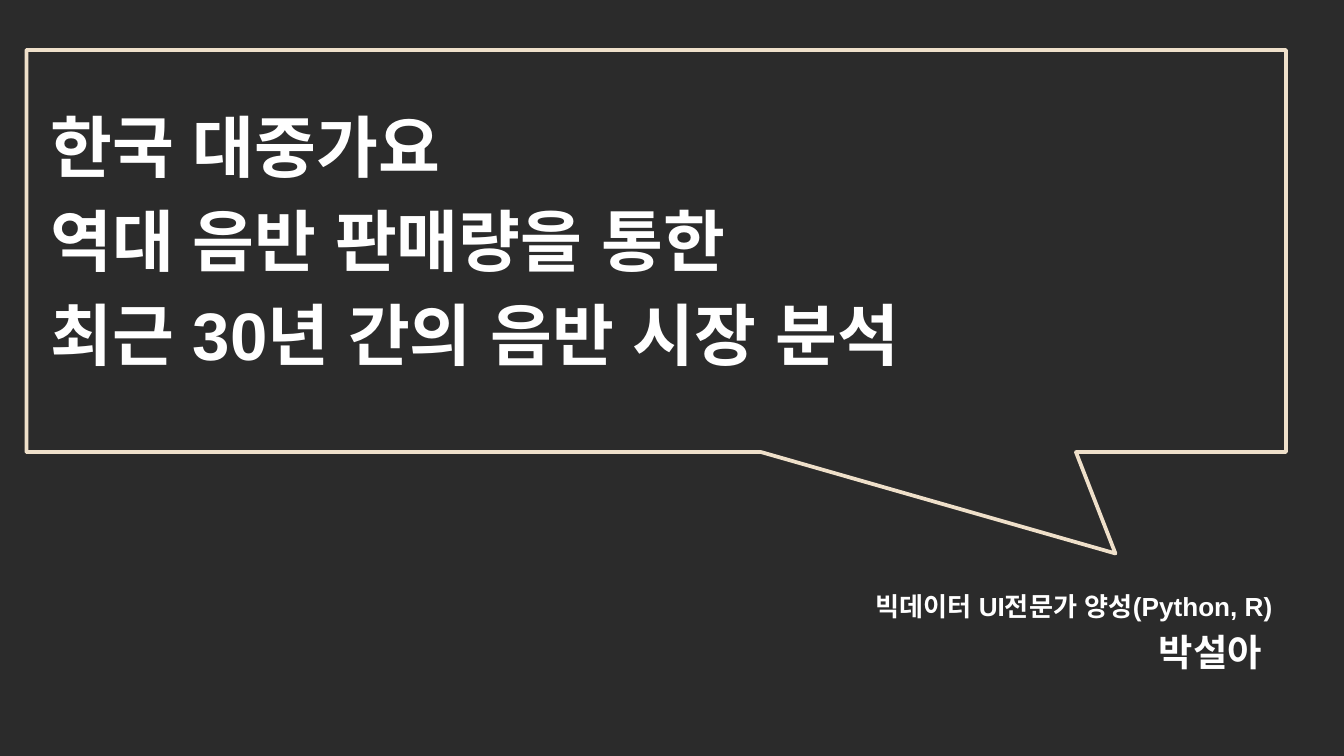
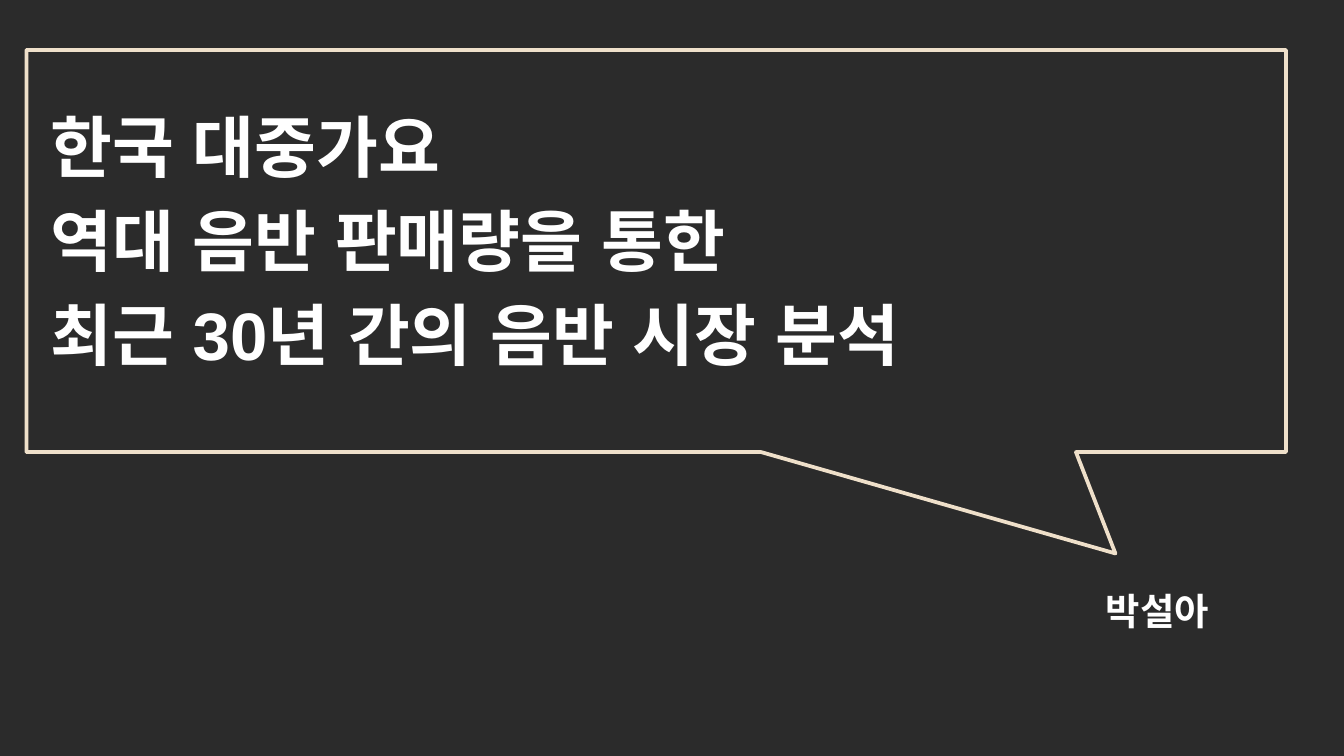
Before and after one commit to seolah10/ssulpro, a slide deck: slide 1 of 한국 대중가요 역대 음반 판매량을 통한 음반시장 분석(최종).pptx. Drawn at 1344x756 pixels with LibreOffice and Linux fonts; fonts in the diff are those of the drawing; background and template pictures are left out; a plain dark background stands for a picture behind light text. Boxes give left, top, right and bottom in pixels: in the first picture for what was removed or moved away, otherwise in the second. Text is boxed around its words. In the diff, an @@ line names an element or a change of style, - is before the commit and + after.

```diff
--- a/한국 대중가요 역대 음반 판매량을 통한 음반시장 분석(최종).pptx
+++ b/한국 대중가요 역대 음반 판매량을 통한 음반시장 분석(최종).pptx
@@ text "박설아": place and size @@
-text "박설아" at (875, 594, 1273, 670)
+text "박설아" at (1106, 593, 1209, 629)
@@ text at (875, 594, 1273, 622): paragraph removed @@
-빅데이터 UI전문가 양성(Python, R)
```
Also in this commit, not shown: 1 other file.
